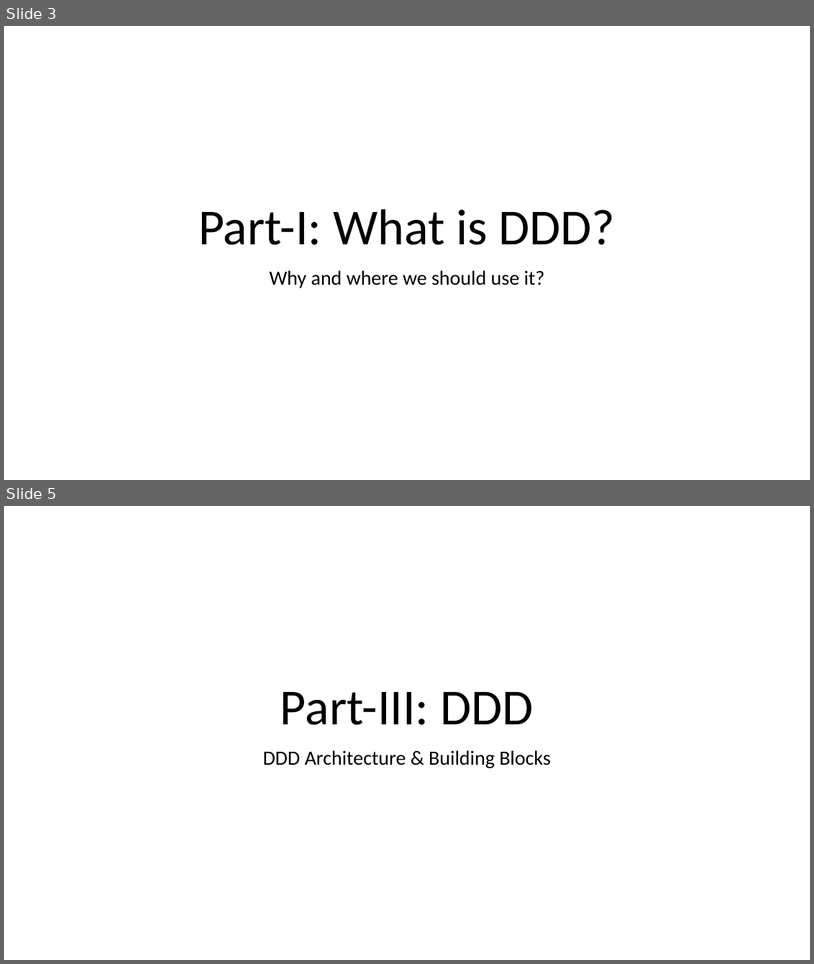
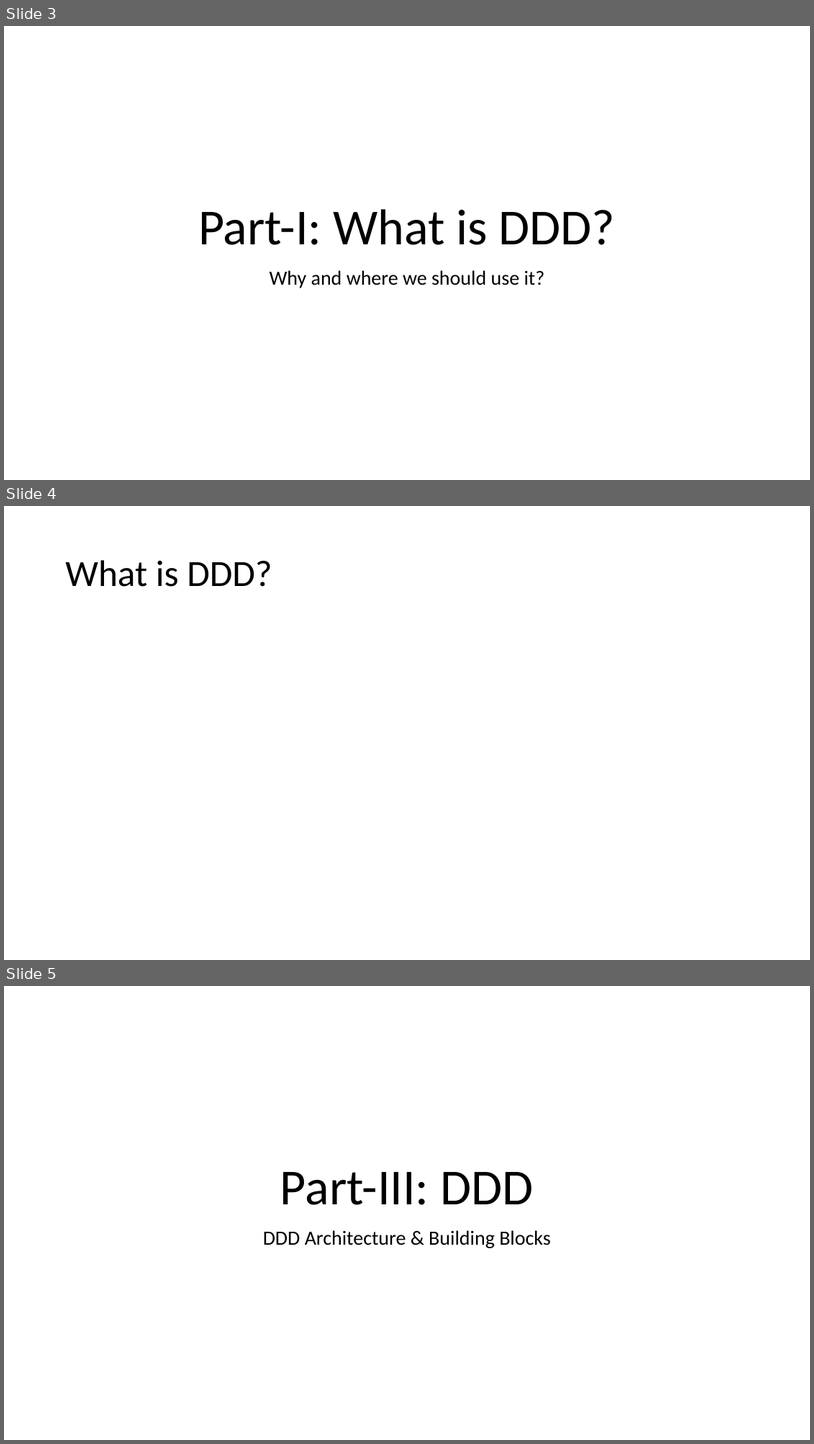
Before and after one commit to hikalkan/presentations, a slide deck: 2019-XX-XX Implementing DDD/Presentation.pptx. Shown one above the other, each under a label of ours: slides 3 and 5 before the commit, slides 3, 4 and 5 after it; the slides between them are not shown. The pictures are 814x964 and 814x1444 pixels, drawn with LibreOffice and Linux fonts; fonts in the diff are those of the drawing. Boxes give left, top, right and bottom in pixels: in the first picture for what was removed or moved away, otherwise in the second. Text is boxed around its words. In the diff, an @@ line names an element or a change of style, - is before the commit and + after.

```diff
--- a/2019-XX-XX Implementing DDD/Presentation.pptx
+++ b/2019-XX-XX Implementing DDD/Presentation.pptx
@@ slide 4 added at [4,506,810,960], background #FFFFFF @@
@@ title added at [65,560,272,587], 44 pt, text #000000 @@
+What is DDD?
```
Also in this commit, not shown: 3 slides changed, 2 other slides added, 2 slides removed.
